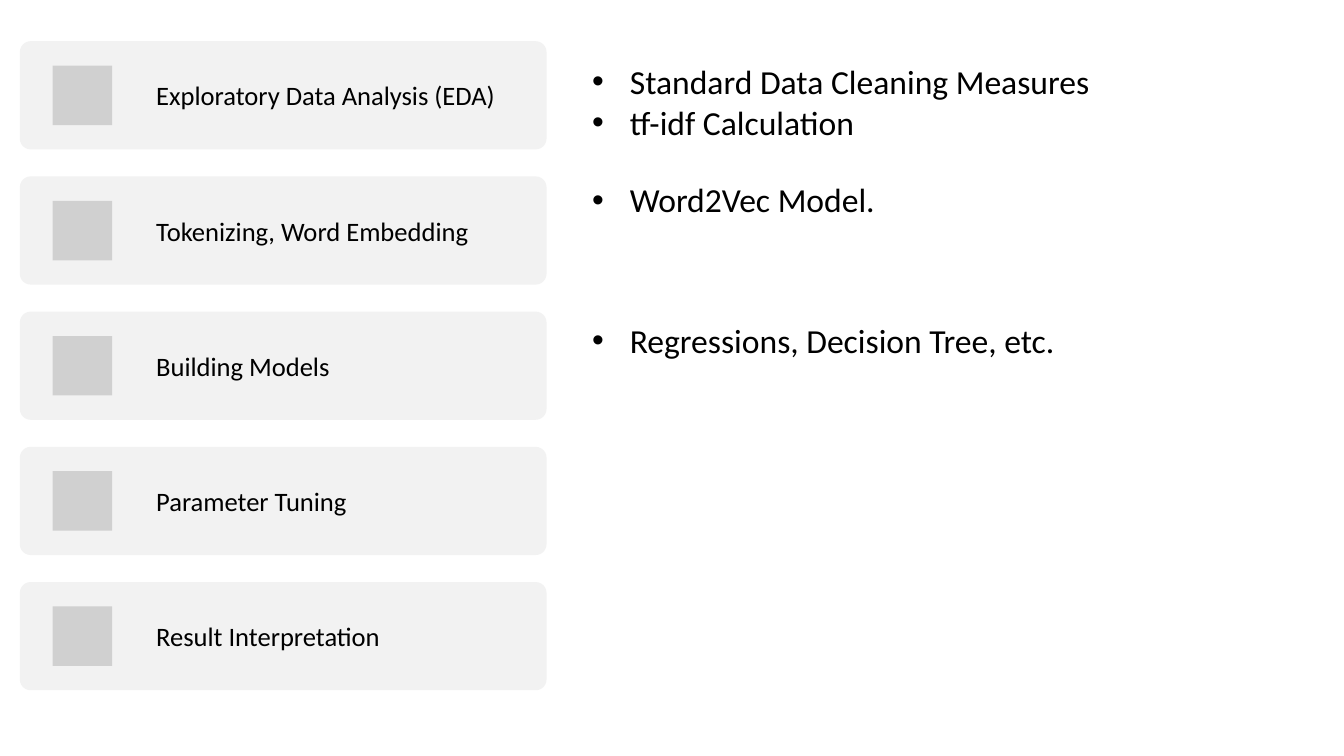
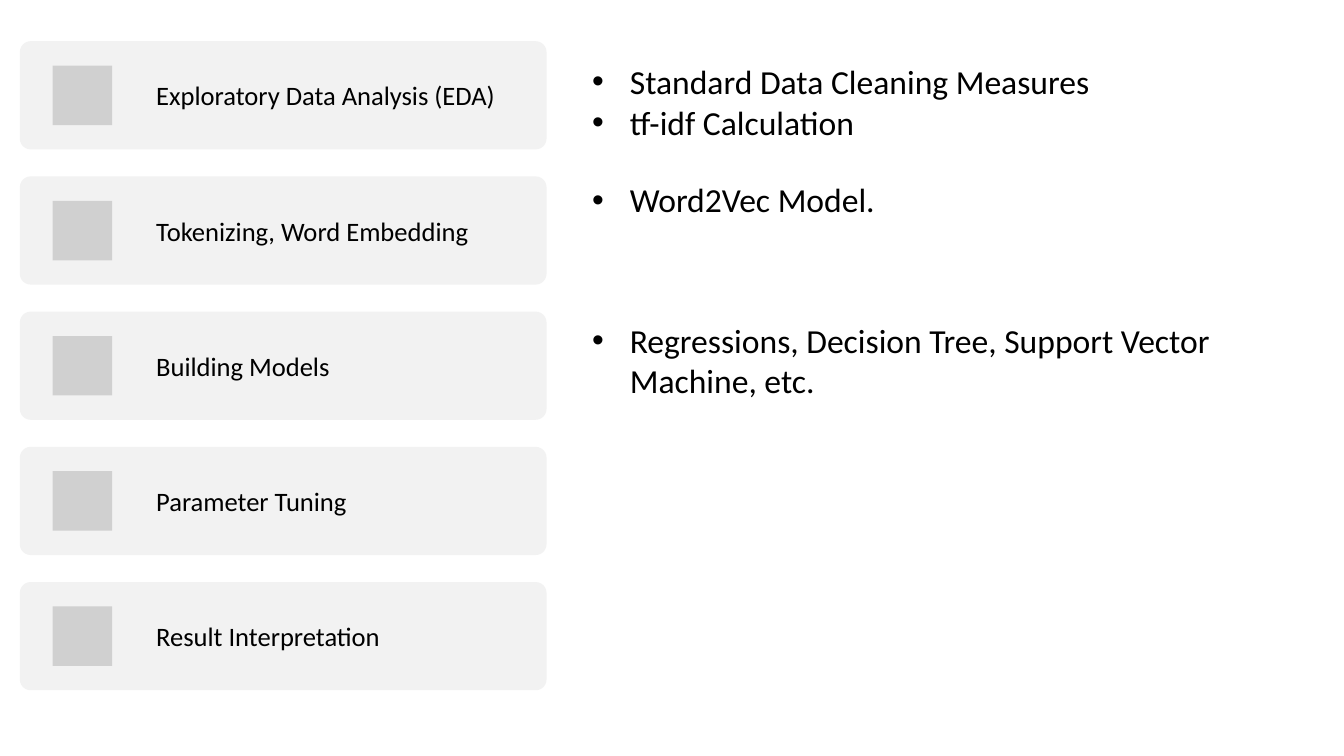
Before and after one commit to chaoannricardo/trump_taiwan_tweets_analysis, a slide deck: slide 13 of 200513_dataset_pitch.pptx (slide 14 before the commit). Drawn at 1344x756 pixels with LibreOffice and Linux fonts; fonts in the diff are those of the drawing; grey boxes stand for pictures. Boxes give left, top, right and bottom in pixels: in the first picture for what was removed or moved away, otherwise in the second. Text is boxed around its words. In the diff, an @@ line names an element or a change of style, - is before the commit and + after.

```diff
--- a/200513_dataset_pitch.pptx
+++ b/200513_dataset_pitch.pptx
@@ text at [630,330,1210,397]: text changed @@
-• Regressions, Decision Tree, etc.
+• Regressions, Decision Tree, Support Vector Machine, etc.
```
Also in this commit, not shown: 6 other slides changed, 1 slide added, 2 slides removed.
